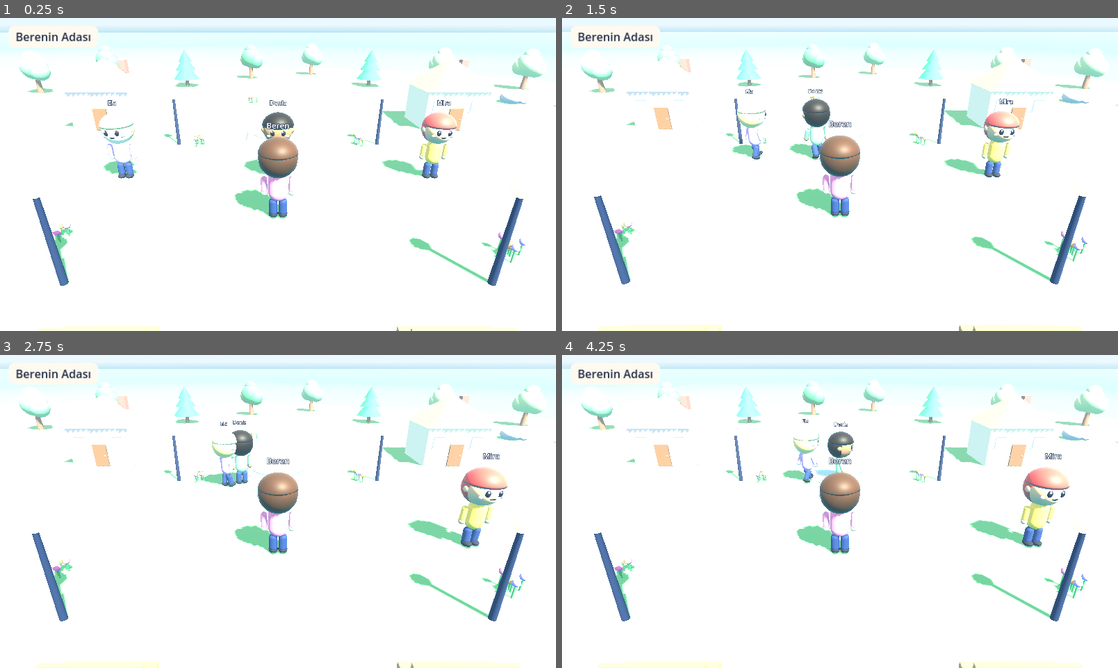
Above: before the commit, frames 1-4 (two rows, left to right).
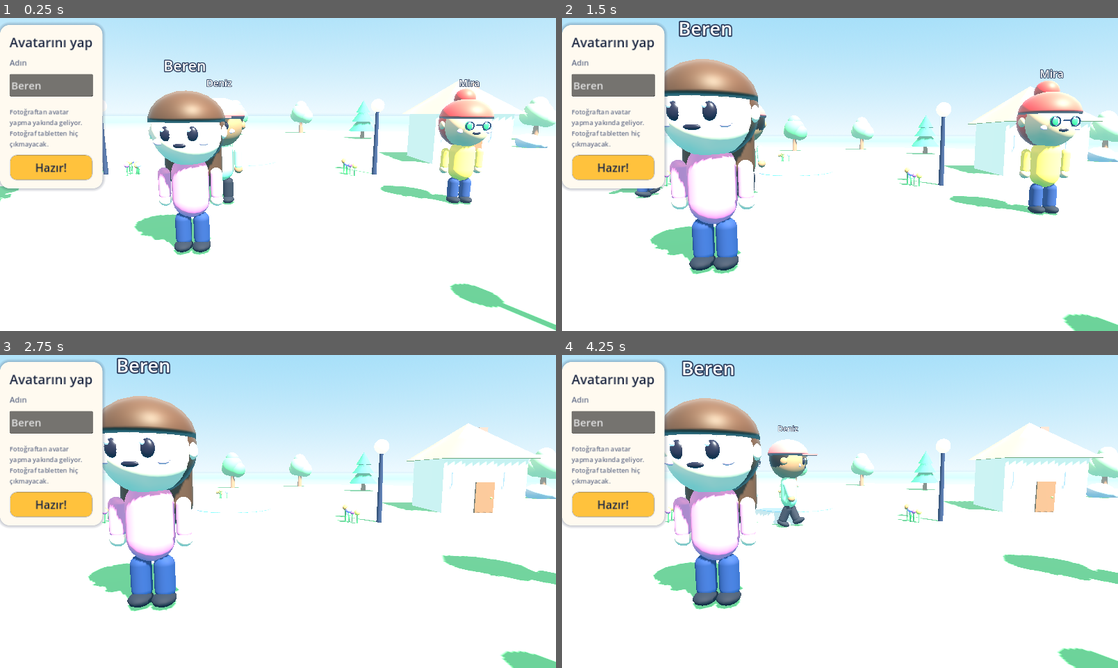
Above: after the commit, the same moments.

Repository: Heach8/MyGame
Game: Godot game, scene res://scenes/main.tscn
Two runs of this game, one before a commit and one after it. Both use one fixed random seed, a clock stepped at 60 frames per second and the inputs below.
Inputs (mouse positions are in pixels of both pictures, inside the frame that each line leads up to):
- Up to frame 1 (0.25 s): no input
- Up to frame 2 (1.5 s): click (584, 130) at 0.52 s; click (612, 130) at 1.27 s
- Up to frame 3 (2.75 s): click (72, 467) at 2.02 s
- Up to frame 4 (4.25 s): click (584, 492) at 2.77 s; click (695, 373) at 3.5 s, where only the run after the commit has a clickable "Avatarım"

The runs differ from the first frame. In frame 1, 39% of the frame differs, in the area x 0-100%, y 0-100%; in frame 2, 43%; in frame 3, 42%; in frame 4, 42%.

Commit message:
Aşama 2: avatar ekranı
- Avatar ayarları: ten, saç modeli ve rengi, göz, tişört, pantolon, aksesuar
- İlk açılışta avatar ekranı, sonra Avatarım düğmesi
- Kamera avatar ekranında karaktere yaklaşır, karakter canlı değişir
- Avatar tablette user://avatar.json olarak saklanır; yalnızca ayarlar, fotoğraf yok
- Arkadaş karakterlerine farklı saç ve aksesuarlar

Co-Authored-By: Claude Opus 5.5 <noreply@anthropic.com>
Claude-Session: https://claude.ai/code/session_01SczDKnoRobwMpY7PS1xM9o

Diff:
--- a/scripts/avatar.gd
+++ b/scripts/avatar.gd
@@ -1,10 +1,10 @@
 extends Node3D
 ## Çizgi film tarzı karakter: gövde, kollar, bacaklar, baş, saç, yüz ve isim etiketi.
 ## Karakter +Z yönüne bakar. Görünüm bir sözlükle verilir:
-## {"name": "Beren", "skin": "#f2c9a5", "hair": "#5a3825", "body": "#ff7aa8"}
-## 2. aşamada bu sözlük avatar editöründen ve fotoğraf analizinden gelecek.
+## Alanlar ve seçenekleri avatar_data.gd içinde (ten, saç modeli ve rengi, göz, tişört, pantolon, aksesuar).
 
 const MapBuilder = preload("res://scripts/map_builder.gd")
+const AvatarData = preload("res://scripts/avatar_data.gd")
 
 const HEAD_Y := 1.97
 
@@ -18,6 +18,13 @@
 var skin_mat: StandardMaterial3D
 var body_mat: StandardMaterial3D
 var hair_mat: StandardMaterial3D
+var eye_mat: StandardMaterial3D
+var pants_mat: StandardMaterial3D
+
+var _hair_root: Node3D
+var _acc_root: Node3D
+var _style := ""
+var _accessory := ""
 
 var _phase := 0.0
 var _amp := 0.0
@@ -27,7 +34,9 @@
 	skin_mat = MapBuilder.mat(Color.WHITE, 0.75)
 	body_mat = MapBuilder.mat(Color.WHITE, 0.8)
 	hair_mat = MapBuilder.mat(Color.WHITE, 0.55)
-	var pants := MapBuilder.mat(Color("34426b"))
+	eye_mat = MapBuilder.mat(Color.WHITE, 0.4)
+	pants_mat = MapBuilder.mat(Color.WHITE, 0.85)
+	var pants := pants_mat
 	var shoes := MapBuilder.mat(Color("2a2a35"))
 	var dark := MapBuilder.mat(Color("2b2233"), 0.4)
 	var white := MapBuilder.mat(Color.WHITE, 0.3)
@@ -54,7 +63,7 @@
 	for side in [-1.0, 1.0]:
 		var ear := _mesh(head, MapBuilder.sphere(0.11, 10, 6), skin_mat, Vector3(0.55 * side, -0.02, 0))
 		ear.scale = Vector3(0.6, 1.0, 1.0)
-		var eye := _mesh(head, MapBuilder.sphere(0.085, 12, 8), dark, Vector3(0.19 * side, -0.02, 0.5))
+		var eye := _mesh(head, MapBuilder.sphere(0.085, 12, 8), eye_mat, Vector3(0.19 * side, -0.02, 0.5))
 		eye.scale = Vector3(1.0, 1.25, 0.6)
 		_mesh(head, MapBuilder.sphere(0.03, 8, 6), white, Vector3(0.19 * side - 0.03, 0.04, 0.56))
 		var ch := _mesh(head, MapBuilder.sphere(0.09, 10, 6), cheek, Vector3(0.32 * side, -0.14, 0.42))
@@ -62,17 +71,10 @@
 	var mouth := _mesh(head, MapBuilder.sphere(0.07, 10, 6), dark, Vector3(0, -0.19, 0.51))
 	mouth.scale = Vector3(1.4, 0.5, 0.4)
 
-	# Saç: üstte kâkül yapan bir kubbe, arkada başı saran bir küre.
-	var cap_mesh := SphereMesh.new()
-	cap_mesh.radius = 0.59
-	cap_mesh.height = 0.59
-	cap_mesh.is_hemisphere = true
-	cap_mesh.radial_segments = 32
-	cap_mesh.rings = 10
-	var cap := _mesh(head, cap_mesh, hair_mat, Vector3(0, 0.14, 0))
-	cap.scale = Vector3(1.0, 0.8, 1.0)
-	var back := _mesh(head, MapBuilder.sphere(0.58, 24, 12), hair_mat, Vector3(0, 0.02, -0.08))
-	back.scale = Vector3(1.0, 1.0, 0.9)
+	_hair_root = Node3D.new()
+	head.add_child(_hair_root)
+	_acc_root = Node3D.new()
+	head.add_child(_acc_root)
 
 	label = Label3D.new()
 	label.billboard = BaseMaterial3D.BILLBOARD_ENABLED
@@ -87,11 +89,82 @@
 	apply_look(look)
 
 
-func apply_look(look: Dictionary) -> void:
-	skin_mat.albedo_color = Color(str(look.get("skin", "#f2c9a5")))
-	body_mat.albedo_color = Color(str(look.get("body", "#ff7aa8")))
-	hair_mat.albedo_color = Color(str(look.get("hair", "#5a3825")))
-	label.text = str(look.get("name", "Ben"))
+func apply_look(raw: Dictionary) -> void:
+	var look := AvatarData.sanitize(raw)
+	skin_mat.albedo_color = Color(str(look["skin"]))
+	body_mat.albedo_color = Color(str(look["body"]))
+	hair_mat.albedo_color = Color(str(look["hair"]))
+	eye_mat.albedo_color = Color(str(look["eyes"]))
+	pants_mat.albedo_color = Color(str(look["pants"]))
+	label.text = str(look["name"])
+	if look["hair_style"] != _style:
+		_style = str(look["hair_style"])
+		_build_hair(_style)
+	if look["accessory"] != _accessory:
+		_accessory = str(look["accessory"])
+		_build_accessory(_accessory)
+
+
+func _build_hair(style: String) -> void:
+	for child in _hair_root.get_children():
+		child.queue_free()
+	# Hepsinde ortak: üstte kâkül yapan kubbe, arkada başı saran küre.
+	var cap_mesh := SphereMesh.new()
+	cap_mesh.radius = 0.59
+	cap_mesh.height = 0.59
+	cap_mesh.is_hemisphere = true
+	cap_mesh.radial_segments = 32
+	cap_mesh.rings = 10
+	var cap := _mesh(_hair_root, cap_mesh, hair_mat, Vector3(0, 0.14, 0))
+	cap.scale = Vector3(1.0, 0.8, 1.0)
+	var back := _mesh(_hair_root, MapBuilder.sphere(0.58, 24, 12), hair_mat, Vector3(0, 0.02, -0.08))
+	back.scale = Vector3(1.0, 1.0, 0.9)
+	match style:
+		"kisa":
+			back.position = Vector3(0, 0.06, -0.06)
+			back.scale = Vector3(0.98, 0.92, 0.88)
+		"uzun":
+			var panel := _mesh(_hair_root, _capsule(0.32, 1.1), hair_mat, Vector3(0, -0.45, -0.25))
+			panel.scale = Vector3(1.5, 1.0, 0.6)
+		"atkuyrugu":
+			_mesh(_hair_root, MapBuilder.sphere(0.1, 10, 6), hair_mat, Vector3(0, 0.15, -0.6))
+			var tail := _mesh(_hair_root, _capsule(0.14, 0.7), hair_mat, Vector3(0, -0.2, -0.68))
+			tail.rotation.x = 0.3
+		"topuz":
+			_mesh(_hair_root, MapBuilder.sphere(0.24, 16, 10), hair_mat, Vector3(0, 0.62, -0.12))
+
+
+func _build_accessory(kind: String) -> void:
+	for child in _acc_root.get_children():
+		child.queue_free()
+	match kind:
+		"gozluk":
+			var frame := MapBuilder.mat(Color("1f2a44"), 0.3)
+			for side in [-1.0, 1.0]:
+				var ring := TorusMesh.new()
+				ring.inner_radius = 0.075
+				ring.outer_radius = 0.1
+				var r := _mesh(_acc_root, ring, frame, Vector3(0.19 * side, -0.02, 0.56))
+				r.rotation.x = PI / 2.0
+			_mesh(_acc_root, MapBuilder.box(Vector3(0.12, 0.025, 0.025)), frame, Vector3(0, 0.0, 0.59))
+		"sapka":
+			var red := MapBuilder.mat(Color("e35d5b"), 0.7)
+			var crown_mesh := SphereMesh.new()
+			crown_mesh.radius = 0.61
+			crown_mesh.height = 0.61
+			crown_mesh.is_hemisphere = true
+			crown_mesh.radial_segments = 32
+			crown_mesh.rings = 10
+			var crown := _mesh(_acc_root, crown_mesh, red, Vector3(0, 0.16, 0))
+			crown.scale = Vector3(1.0, 0.78, 1.0)
+			var brim := _mesh(_acc_root, MapBuilder.cyl(0.34, 0.34, 0.04, 24), red, Vector3(0, 0.18, 0.5))
+			brim.scale = Vector3(1.0, 1.0, 1.15)
+		"fiyonk":
+			var pink := MapBuilder.mat(Color("ff5fa2"), 0.6)
+			for side in [-1.0, 1.0]:
+				var lobe := _mesh(_acc_root, MapBuilder.sphere(0.12, 12, 8), pink, Vector3(0.34 + 0.11 * side, 0.5, 0.12))
+				lobe.scale = Vector3(1.0, 0.7, 0.5)
+			_mesh(_acc_root, MapBuilder.sphere(0.05, 8, 6), pink, Vector3(0.34, 0.5, 0.15))
 
 
 ## Yürüme ve zıplama hareketi. speed: metre/saniye.
--- /dev/null
+++ b/scripts/avatar_data.gd
@@ -0,0 +1,85 @@
+extends RefCounted
+## Avatarın ayarları: seçenek listeleri, varsayılanlar, tablete kaydetme ve okuma.
+## Sunucuya ve arkadaşlara giden şey yalnızca bu sözlüktür; fotoğraf asla bunun içinde olmaz.
+
+const SAVE_PATH := "user://avatar.json"
+const NAME_MAX := 14
+
+const OPTIONS := {
+	"skin": ["#ffe0c4", "#f2c9a5", "#d9a27a", "#a86f4c", "#6f4430"],
+	"hair_style": ["kisa", "uzun", "atkuyrugu", "topuz"],
+	"hair": ["#2a1d18", "#5a3825", "#a0612f", "#e8c06a", "#d8483c", "#7b5cd6", "#3fa7d6", "#ff8fc7"],
+	"eyes": ["#2b2233", "#6b4226", "#3f8f5a", "#3f73c4"],
+	"body": ["#ff7aa8", "#5bb3ff", "#ffc23d", "#6ad08a", "#b48cff", "#ff8c42", "#ffffff", "#2f3b5c"],
+	"pants": ["#34426b", "#2a2a35", "#8a5a3b", "#e35d5b", "#6ad08a"],
+	"accessory": ["yok", "gozluk", "sapka", "fiyonk"],
+}
+
+const LABELS := {
+	"kisa": "Kısa",
+	"uzun": "Uzun",
+	"atkuyrugu": "At kuyruğu",
+	"topuz": "Topuz",
+	"yok": "Yok",
+	"gozluk": "Gözlük",
+	"sapka": "Şapka",
+	"fiyonk": "Fiyonk",
+}
+
+
+static func defaults() -> Dictionary:
+	return {
+		"name": "Beren",
+		"skin": "#f2c9a5",
+		"hair_style": "uzun",
+		"hair": "#5a3825",
+		"eyes": "#2b2233",
+		"body": "#ff7aa8",
+		"pants": "#34426b",
+		"accessory": "yok",
+	}
+
+
+## Kayıtlı avatarı okur. Kayıt yoksa boş sözlük döner (ilk açılış).
+static func load_saved() -> Dictionary:
+	if not FileAccess.file_exists(SAVE_PATH):
+		return {}
+	var data = JSON.parse_string(FileAccess.get_file_as_string(SAVE_PATH))
+	if typeof(data) != TYPE_DICTIONARY:
+		return {}
+	return sanitize(data)
+
+
+static func save(look: Dictionary) -> void:
+	var file := FileAccess.open(SAVE_PATH, FileAccess.WRITE)
+	if file == null:
+		push_error("Avatar kaydedilemedi")
+		return
+	file.store_string(JSON.stringify(sanitize(look)))
+
+
+## Sadece listedeki değerlere izin verir; bilinmeyen ya da bozuk değerler varsayılana döner.
+static func sanitize(raw: Dictionary) -> Dictionary:
+	var out := defaults()
+	for key in OPTIONS:
+		var value := str(raw.get(key, ""))
+		if OPTIONS[key].has(value):
+			out[key] = value
+	out["name"] = clean_name(str(raw.get("name", "")))
+	return out
+
+
+## Adı temizler: harf, rakam ve boşluk kalır, en fazla 14 karakter.
+## Çok oyunculu aşamada sunucu ayrıca uygunsuz kelime filtresi uygulayacak.
+static func clean_name(text: String) -> String:
+	var out := ""
+	for i in text.length():
+		var c := text.substr(i, 1)
+		if c.to_upper() != c.to_lower() or "0123456789 ".contains(c):
+			out += c
+	out = out.strip_edges()
+	while out.contains("  "):
+		out = out.replace("  ", " ")
+	if out.length() > NAME_MAX:
+		out = out.substr(0, NAME_MAX).strip_edges()
+	return out if not out.is_empty() else "Oyuncu"
--- /dev/null
+++ b/scripts/avatar_editor.gd
@@ -0,0 +1,176 @@
+extends Control
+## Avatar ekranı: sağda seçenek paneli, solda karakter canlı olarak değişir.
+## Düğmeler parmakla rahat basılacak büyüklükte (en az 52 piksel).
+
+signal look_changed(look: Dictionary)
+signal finished(look: Dictionary)
+
+const AvatarData = preload("res://scripts/avatar_data.gd")
+
+const INK := Color("1f2a44")
+const PAPER := Color("fffaf0")
+const SUN := Color("ffc23d")
+const SOFT := Color("f1e8d6")
+const COLOR_KEYS := ["skin", "hair", "eyes", "body", "pants"]
+const SECTIONS := [
+	["skin", "Ten rengi"],
+	["hair_style", "Saç modeli"],
+	["hair", "Saç rengi"],
+	["eyes", "Göz rengi"],
+	["body", "Tişört"],
+	["pants", "Pantolon"],
+	["accessory", "Aksesuar"],
+]
+
+var look: Dictionary = {}
+var _buttons: Array = []  # [anahtar, değer, Button]
+var _name_edit: LineEdit
+
+
+func _ready() -> void:
+	set_anchors_preset(Control.PRESET_FULL_RECT)
+	mouse_filter = Control.MOUSE_FILTER_IGNORE
+
+	var panel := PanelContainer.new()
+	panel.anchor_left = 0.55
+	panel.anchor_right = 1.0
+	panel.anchor_top = 0.0
+	panel.anchor_bottom = 1.0
+	panel.offset_left = 0.0
+	panel.offset_right = -16.0
+	panel.offset_top = 16.0
+	panel.offset_bottom = -16.0
+	var style := StyleBoxFlat.new()
+	style.bg_color = PAPER
+	style.set_corner_radius_all(22)
+	style.content_margin_left = 22
+	style.content_margin_right = 22
+	style.content_margin_top = 18
+	style.content_margin_bottom = 18
+	style.shadow_color = Color(0.12, 0.16, 0.27, 0.25)
+	style.shadow_size = 8
+	panel.add_theme_stylebox_override("panel", style)
+	add_child(panel)
+
+	var box := VBoxContainer.new()
+	box.add_theme_constant_override("separation", 12)
+	panel.add_child(box)
+
+	box.add_child(_label("Avatarını yap", 30))
+
+	box.add_child(_label("Adın", 18, true))
+	_name_edit = LineEdit.new()
+	_name_edit.max_length = AvatarData.NAME_MAX
+	_name_edit.placeholder_text = "Adını yaz"
+	_name_edit.custom_minimum_size = Vector2(0, 52)
+	_name_edit.add_theme_font_size_override("font_size", 24)
+	_name_edit.text_changed.connect(_on_name_changed)
+	box.add_child(_name_edit)
+
+	var scroll := ScrollContainer.new()
+	scroll.size_flags_vertical = Control.SIZE_EXPAND_FILL
+	scroll.horizontal_scroll_mode = ScrollContainer.SCROLL_MODE_DISABLED
+	box.add_child(scroll)
+	var list := VBoxContainer.new()
+	list.size_flags_horizontal = Control.SIZE_EXPAND_FILL
+	list.add_theme_constant_override("separation", 10)
+	scroll.add_child(list)
+	for section in SECTIONS:
+		_add_section(list, str(section[0]), str(section[1]))
+
+	var note := _label("Fotoğraftan avatar yapma yakında geliyor. Fotoğraf tabletten hiç çıkmayacak.", 15, true)
+	note.autowrap_mode = TextServer.AUTOWRAP_WORD_SMART
+	box.add_child(note)
+
+	var done := Button.new()
+	done.text = "Hazır!"
+	done.custom_minimum_size = Vector2(0, 60)
+	done.add_theme_font_size_override("font_size", 26)
+	_style_button(done, SUN, false, 16)
+	done.pressed.connect(_on_done)
+	box.add_child(done)
+
+
+func open(current: Dictionary) -> void:
+	look = AvatarData.sanitize(current)
+	_name_edit.text = str(look["name"])
+	_refresh()
+	show()
+
+
+func _add_section(parent: Control, key: String, title: String) -> void:
+	parent.add_child(_label(title, 18, true))
+	var flow := HFlowContainer.new()
+	flow.add_theme_constant_override("h_separation", 10)
+	flow.add_theme_constant_override("v_separation", 10)
+	parent.add_child(flow)
+	for value in AvatarData.OPTIONS[key]:
+		var b := Button.new()
+		b.focus_mode = Control.FOCUS_NONE
+		if COLOR_KEYS.has(key):
+			b.custom_minimum_size = Vector2(52, 52)
+			b.tooltip_text = str(value)
+		else:
+			b.text = str(AvatarData.LABELS.get(value, value))
+			b.custom_minimum_size = Vector2(0, 52)
+			b.add_theme_font_size_override("font_size", 20)
+		b.pressed.connect(_on_pick.bind(key, str(value)))
+		flow.add_child(b)
+		_buttons.append([key, str(value), b])
+
+
+func _on_pick(key: String, value: String) -> void:
+	look[key] = value
+	_refresh()
+	look_changed.emit(look)
+
+
+func _on_name_changed(text: String) -> void:
+	look["name"] = AvatarData.clean_name(text)
+	look_changed.emit(look)
+
+
+func _on_done() -> void:
+	look = AvatarData.sanitize(look)
+	_name_edit.text = str(look["name"])
+	finished.emit(look)
+
+
+func _refresh() -> void:
+	for entry in _buttons:
+		var key := str(entry[0])
+		var value := str(entry[1])
+		var b: Button = entry[2]
+		var selected := str(look.get(key, "")) == value
+		if COLOR_KEYS.has(key):
+			_style_button(b, Color(value), selected, 26)
+		else:
+			_style_button(b, SUN if selected else SOFT, selected, 12)
+
+
+func _style_button(b: Button, bg: Color, selected: bool, radius: int) -> void:
+	var sb := StyleBoxFlat.new()
+	sb.bg_color = bg
+	sb.set_corner_radius_all(radius)
+	sb.content_margin_left = 16
+	sb.content_margin_right = 16
+	sb.content_margin_top = 6
+	sb.content_margin_bottom = 6
+	if selected:
+		sb.set_border_width_all(4)
+		sb.border_color = INK
+	else:
+		sb.set_border_width_all(2)
+		sb.border_color = Color(0.12, 0.16, 0.27, 0.15)
+	for state in ["normal", "hover", "pressed", "focus", "hover_pressed"]:
+		b.add_theme_stylebox_override(state, sb)
+	for state in ["font_color", "font_hover_color", "font_pressed_color", "font_focus_color", "font_hover_pressed_color"]:
+		b.add_theme_color_override(state, INK)
+
+
+func _label(text: String, font_px: int, quiet: bool = false) -> Label:
+	var l := Label.new()
+	l.text = text
+	l.add_theme_font_size_override("font_size", font_px)
+	l.add_theme_color_override("font_color", Color("66708a") if quiet else INK)
+	return l
--- a/scripts/camera_rig.gd
+++ b/scripts/camera_rig.gd
@@ -7,6 +7,10 @@
 var target: Node3D
 var yaw := 0.0
 var pitch := 0.42
+var pitch_target := 0.42
+var focus := false  # avatar ekranı: kamera karaktere yaklaşır, karakter ekranın soluna kayar
+var _saved_dist := 10.0
+var _saved_pitch := 0.42
 var dist := 10.0
 var dist_target := 10.0
 
@@ -31,13 +35,15 @@
 	var wheel := event as InputEventMouseButton
 	var pinch := event as InputEventMagnifyGesture
 	if touch != null:
+		if focus and touch.position.x > get_viewport().get_visible_rect().size.x * 0.55:
+			return
 		if touch.pressed and _drag_index == -1:
 			_drag_index = touch.index
 		elif not touch.pressed and touch.index == _drag_index:
 			_drag_index = -1
 	elif drag != null and drag.index == _drag_index:
 		yaw -= drag.relative.x * 0.008
-		pitch = clampf(pitch + drag.relative.y * 0.005, 0.12, 1.25)
+		pitch_target = clampf(pitch_target + drag.relative.y * 0.005, 0.05, 1.25)
 	elif wheel != null and wheel.pressed:
 		if wheel.button_index == MOUSE_BUTTON_WHEEL_UP:
 			dist_target = clampf(dist_target * 0.9, MIN_DIST, MAX_DIST)
@@ -51,8 +57,25 @@
 	if target == null:
 		return
 	dist = lerpf(dist, dist_target, minf(1.0, delta * 6.0))
+	pitch = lerpf(pitch, pitch_target, minf(1.0, delta * 6.0))
 	var wanted := target.global_position + Vector3(0, 1.4, 0)
+	if focus:
+		wanted += Vector3(cos(yaw), 0.0, -sin(yaw)) * 1.6 - Vector3(0, 0.2, 0)
 	_look = _look.lerp(wanted, minf(1.0, delta * 8.0))
 	var offset := Vector3(sin(yaw) * cos(pitch), sin(pitch), cos(yaw) * cos(pitch)) * dist
 	camera.global_position = _look + offset
 	camera.look_at(_look, Vector3.UP)
+
+
+func set_focus(on: bool) -> void:
+	if on == focus:
+		return
+	focus = on
+	if on:
+		_saved_dist = dist_target
+		_saved_pitch = pitch_target
+		dist_target = 4.2
+		pitch_target = 0.12
+	else:
+		dist_target = _saved_dist
+		pitch_target = _saved_pitch
--- a/scripts/main.gd
+++ b/scripts/main.gd
@@ -6,12 +6,17 @@
 const NpcScript = preload("res://scripts/npc.gd")
 const CameraRigScript = preload("res://scripts/camera_rig.gd")
 const TouchControlsScript = preload("res://scripts/touch_controls.gd")
+const AvatarData = preload("res://scripts/avatar_data.gd")
+const AvatarEditorScript = preload("res://scripts/avatar_editor.gd")
 
 const ISLAND_RADIUS := 36.0
 const START_MAP := "res://data/maps/baslangic.json"
 
 var player  # oyuncu (player.gd)
 var rig  # kamera (camera_rig.gd)
+var touch  # dokunmatik kontroller (touch_controls.gd)
+var editor  # avatar ekranı (avatar_editor.gd)
+var avatar_button: Button
 
 
 func _ready() -> void:
@@ -26,14 +31,16 @@
 
 	player = PlayerScript.new()
 	player.name = "Oyuncu"
-	player.look = {"name": "Beren", "skin": "#f2c9a5", "hair": "#5a3825", "body": "#ff7aa8"}
+	var saved := AvatarData.load_saved()
+	var first_time := saved.is_empty()
+	player.look = AvatarData.defaults() if first_time else saved
 	add_child(player)
 	player.global_position = Vector3(0, 0.2, 2)
 
 	var friends: Array = [
-		{"name": "Ela", "skin": "#ffe0c4", "hair": "#e8c06a", "body": "#b48cff"},
-		{"name": "Deniz", "skin": "#a86f4c", "hair": "#2a1d18", "body": "#6ad08a"},
-		{"name": "Mira", "skin": "#d9a27a", "hair": "#d8483c", "body": "#ffc23d"},
+		{"name": "Ela", "skin": "#ffe0c4", "hair": "#e8c06a", "hair_style": "atkuyrugu", "body": "#b48cff", "accessory": "fiyonk"},
+		{"name": "Deniz", "skin": "#a86f4c", "hair": "#2a1d18", "hair_style": "kisa", "body": "#6ad08a", "pants": "#2a2a35", "accessory": "sapka"},
+		{"name": "Mira", "skin": "#d9a27a", "hair": "#d8483c", "hair_style": "topuz", "body": "#ffc23d", "eyes": "#3f8f5a", "accessory": "gozluk"},
 	]
 	for i in friends.size():
 		var npc = NpcScript.new()
@@ -51,10 +58,43 @@
 	var ui := CanvasLayer.new()
 	ui.name = "Arayuz"
 	add_child(ui)
-	ui.add_child(_make_title())
-	var touch = TouchControlsScript.new()
+	ui.add_child(_make_hud())
+	touch = TouchControlsScript.new()
 	touch.player = player
 	ui.add_child(touch)
+
+	editor = AvatarEditorScript.new()
+	editor.name = "AvatarEkrani"
+	ui.add_child(editor)
+	editor.hide()
+	editor.look_changed.connect(_on_look_changed)
+	editor.finished.connect(_on_avatar_done)
+	if first_time:
+		_open_avatar_editor.call_deferred()
+
+
+func _open_avatar_editor() -> void:
+	editor.open(player.look)
+	touch.hide()
+	avatar_button.hide()
+	player.input_enabled = false
+	player.face_yaw(rig.yaw)
+	rig.set_focus(true)
+
+
+func _on_look_changed(look: Dictionary) -> void:
+	player.avatar.apply_look(look)
+
+
+func _on_avatar_done(look: Dictionary) -> void:
+	AvatarData.save(look)
+	player.look = look
+	player.avatar.apply_look(look)
+	editor.hide()
+	touch.show()
+	avatar_button.show()
+	player.input_enabled = true
+	rig.set_focus(false)
 
 
 func _setup_input() -> void:
@@ -144,20 +184,39 @@
 	add_child(ground)
 
 
-func _make_title() -> Control:
+func _make_hud() -> Control:
+	var row := HBoxContainer.new()
+	row.position = Vector2(20, 18)
+	row.add_theme_constant_override("separation", 12)
+
 	var panel := PanelContainer.new()
-	panel.position = Vector2(20, 18)
+	panel.add_theme_stylebox_override("panel", _chip_style(Color("fffaf0")))
+	var label := Label.new()
+	label.text = "Berenin Adası"
+	label.add_theme_color_override("font_color", Color("1f2a44"))
+	label.add_theme_font_size_override("font_size", 26)
+	panel.add_child(label)
+	row.add_child(panel)
+
+	avatar_button = Button.new()
+	avatar_button.text = "Avatarım"
+	avatar_button.focus_mode = Control.FOCUS_NONE
+	avatar_button.add_theme_font_size_override("font_size", 22)
+	for state in ["normal", "hover", "pressed", "hover_pressed"]:
+		avatar_button.add_theme_stylebox_override(state, _chip_style(Color("ffc23d")))
+	for state in ["font_color", "font_hover_color", "font_pressed_color", "font_hover_pressed_color"]:
+		avatar_button.add_theme_color_override(state, Color("1f2a44"))
+	avatar_button.pressed.connect(_open_avatar_editor)
+	row.add_child(avatar_button)
+	return row
+
+
+func _chip_style(bg: Color) -> StyleBoxFlat:
 	var style := StyleBoxFlat.new()
-	style.bg_color = Color("fffaf0")
+	style.bg_color = bg
 	style.set_corner_radius_all(14)
 	style.content_margin_left = 16
 	style.content_margin_right = 16
 	style.content_margin_top = 6
 	style.content_margin_bottom = 6
-	panel.add_theme_stylebox_override("panel", style)
-	var label := Label.new()
-	label.text = "Berenin Adası"
-	label.add_theme_color_override("font_color", Color("1f2a44"))
-	label.add_theme_font_size_override("font_size", 26)
-	panel.add_child(label)
-	return panel
+	return style
--- a/scripts/player.gd
+++ b/scripts/player.gd
@@ -14,6 +14,7 @@
 var camera_rig  # camera_rig.gd; yaw değerini okuruz
 var joystick_vector := Vector2.ZERO  # dokunmatik joystick, -1..1 (y aşağı = geri)
 var jump_requested := false
+var input_enabled := true  # avatar ekranı açıkken kapalı
 
 var avatar
 var _facing := PI
@@ -38,6 +39,9 @@
 func _physics_process(delta: float) -> void:
 	var input := Input.get_vector("sol", "sag", "ileri", "geri") + joystick_vector
 	input = input.limit_length(1.0)
+	if not input_enabled:
+		input = Vector2.ZERO
+		jump_requested = false
 
 	var yaw := 0.0
 	if camera_rig != null:
@@ -58,7 +62,7 @@
 		velocity.z = move_toward(velocity.z, 0.0, 40.0 * delta)
 
 	if is_on_floor():
-		if jump_requested or Input.is_action_just_pressed("zipla"):
+		if input_enabled and (jump_requested or Input.is_action_just_pressed("zipla")):
 			velocity.y = JUMP_SPEED
 	else:
 		velocity.y -= GRAVITY * delta
@@ -77,3 +81,10 @@
 
 	avatar.rotation.y = _facing
 	avatar.animate(Vector2(velocity.x, velocity.z).length(), delta, not is_on_floor())
+
+
+## Karakteri verilen yöne çevirir (kameranın yaw değeri verilirse kameraya bakar).
+func face_yaw(yaw: float) -> void:
+	_facing = yaw
+	if avatar != null:
+		avatar.rotation.y = _facing
--- a/scripts/touch_controls.gd
+++ b/scripts/touch_controls.gd
@@ -28,6 +28,8 @@
 
 
 func _input(event: InputEvent) -> void:
+	if not is_visible_in_tree():
+		return
 	var touch := event as InputEventScreenTouch
 	var drag := event as InputEventScreenDrag
 	if touch != null:
